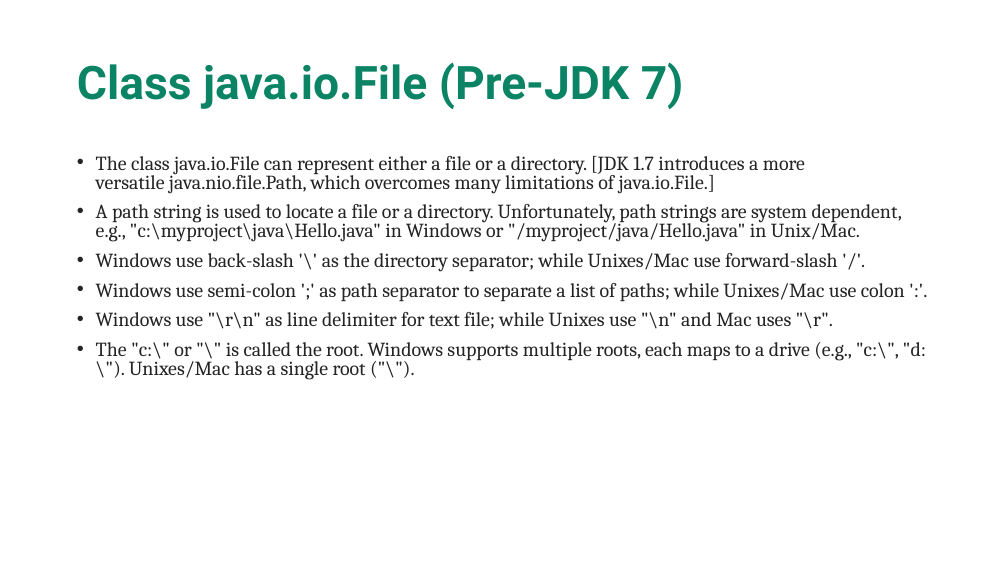
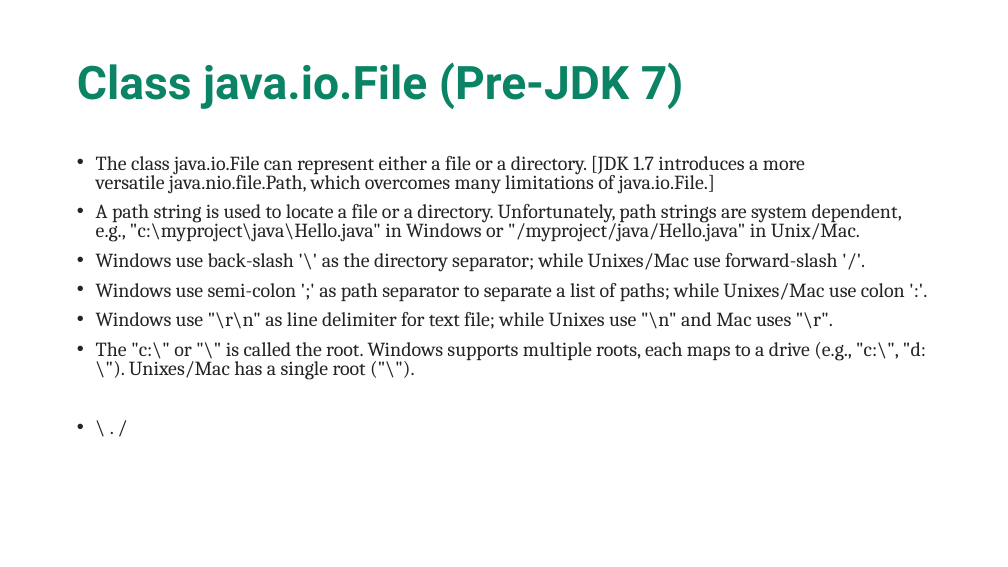
Before and after one commit to maddireddy/Core-Java, a slide deck: slide 162 of Notes/Core_Java.pptx. Drawn at 1008x567 pixels with LibreOffice and Linux fonts; fonts in the diff are those of the drawing. Boxes give left, top, right and bottom in pixels: in the first picture for what was removed or moved away, otherwise in the second. Text is boxed around its words. In the diff, an @@ line names an element or a change of style, - is before the commit and + after.

```diff
--- a/Notes/Core_Java.pptx
+++ b/Notes/Core_Java.pptx
@@ text at bbox=[96, 156, 926, 380]: paragraph added @@
+• \ . /
```
Also in this commit, not shown: 2 other slides changed, 6 other files.
